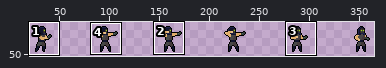
File history of a sprite sheet, Assets/Sprites/Player/Combat/Bow/Bow.png. Above, an overview of the earlier version with the close-up marked.
Close-up. Old version:
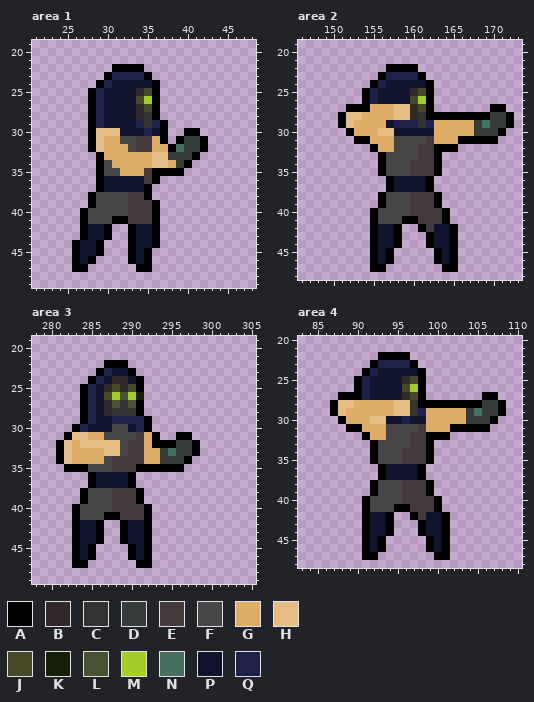
The file is 384x64 pixels. Shown: area 1: x 21..48, y 19..49; area 2: x 146..173, y 19..48; area 3: x 278..305, y 19..49; area 4: x 83..110, y 20..48. The wide view leaves out empty margins. The commit also changed other parts of the picture, which this record leaves out.
Palette (. is transparent): A #000000  B #312929  C #333333  D #353c3a  E #443a3b  F #474747  G #e0ad69  H #e6bd87  J #474927  K #172007  L #495230  M #a3ce27  N #456f5f  P #10132c  Q #1e224a
The same view after the edit:
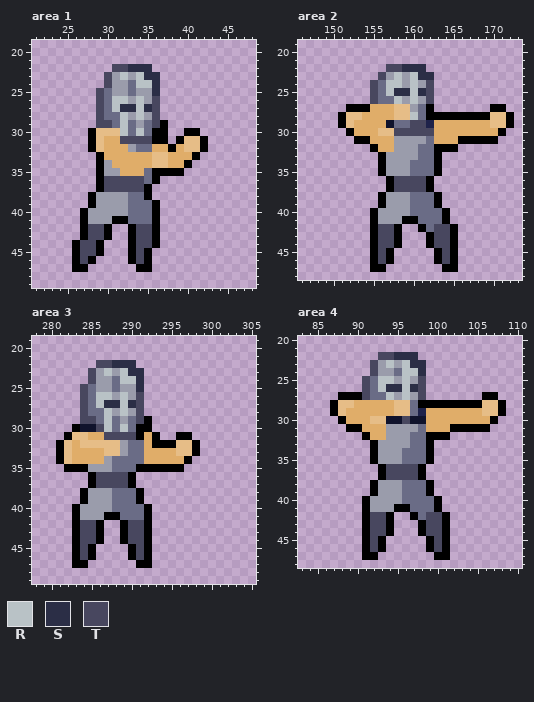
Colours new in this view: R #b9c2c6  S #2b2e46  T #48475f
The edit:
colour E: #443a3b -> #6a6c86
colour F: #474747 -> #9a9cab
Area 1:
y 22: x 31..35 AAAA. -> TTSSS
y 23: x 30..36 AQQQQA. -> TFRFRSS
y 24: x 29..36 AQPPPPPA -> .TFFERRS
y 25: x 28..36 AQPPPPBJA -> .TEFFEFFS
y 26: x 28..36 AQPPPPJMA -> .TERRFRFT
y 27: x 28..36 AQPPPPBJA -> .TERSSRST
y 28: x 28..36 AQPPPPBCA -> .TEERFRFT
y 29: x 28..36 AQPPPPQCQ -> .TTEREFET
y 30: x 32..36 PPPQP -> REREA
y 31: x 32..36 FFEEG -> TTTTA; x 40..41 DD -> HH
y 32: x 39..41 NDD -> GHH
y 33: x 38..40 DDD -> GGG
y 34: x 39 D -> G
y 36..37: x 30..34 PPPPP -> TTTTT
y 42..43: x 28..29 PP -> TT; x 34..35 PP -> TT
y 44: x 27..28 PP -> TT; x 34..35 PP -> TT
y 45: x 27..28 PP -> TT; x 34 P -> T
y 46: x 27 P -> T; x 34 P -> T
Area 2:
y 22: x 157..161 AAAA. -> TTSSS
y 23: x 156..162 AQQQQA. -> TFRFRSS
y 24: x 155..162 AQPPPPPA -> TERRFRFT
y 25: x 154..162 AQPPPPBJA -> .TERSSRST
y 26: x 154..162 AQPPPPJMA -> .TEERFRFT
y 27: x 160..161 BJ -> FE
y 28: x 160..161 BC -> RE; x 170..171 DD -> HH
y 29: x 158..161 QQQC -> EETT; x 168..171 DNDD -> GGHH
y 30: x 158..162 PPPPP -> TTTTT; x 168..170 DDD -> GGG
y 36..37: x 158..161 PPPP -> TTTT
y 42..44: x 156..157 PP -> TT; x 163..164 PP -> TT
y 45..46: x 156 P -> T; x 164 P -> T
Area 3:
y 22: x 286..290 .AAA. -> TTSSS
y 23: x 285..291 .AQPPA. -> TFRFRSS
y 24: x 285..291 AQPBBPA -> TFFERRS
y 25: x 284..291 AQPBJBJA -> TEFFEFFS
y 26: x 284..291 AQPJMLMK -> TERRFRFT
y 27: x 284..291 AQPBLCLA -> TERSSRST
y 28: x 284..291 AQPBCCCA -> TEERFRFT
y 29: x 284..291 AQPPQQQQ -> TTEREFET
y 30: x 284 Q -> P; x 286..291 PPFFPQ -> TREREA
y 31: x 287..291 FFFFE -> TTTTA
y 32: x 296..297 DD -> HH
y 33: x 294..297 DNDD -> GGHH
y 34: x 294..296 DDD -> GGG
y 36..37: x 286..289 PPPP -> TTTT
y 42..44: x 284..285 PP -> TT; x 290..291 PP -> TT
y 45..46: x 284 P -> T; x 291 P -> T
Area 4:
y 22: x 93..97 AAAA. -> TTSSS
y 23: x 92..98 AQQQQA. -> TFRFRSS
y 24: x 91..98 AQPPPPPA -> .TFFERRS
y 25: x 90..98 AQPPPPBJA -> .TERRFRFT
y 26: x 90..98 AQPPPPJMA -> .TERSSRST
y 27: x 91..98 QPPPPBJA -> TEERFRFT
y 28: x 97 C -> E; x 106..107 DD -> HH
y 29: x 97 C -> E; x 104..107 DNDD -> GGHH
y 30: x 96 Q -> T; x 104..106 DDD -> GGG
y 36..37: x 94..97 PPPP -> TTTT
y 42..44: x 92..93 PP -> TT; x 99..100 PP -> TT
y 45..46: x 92 P -> T; x 100 P -> T
Pixel boxes of the changes (left, top, right, bottom) in both close-ups:
changed: (80, 64, 200, 264)
changed: (362, 64, 450, 264)
changed: (474, 112, 506, 136)
changed: (80, 360, 192, 560)
changed: (354, 352, 442, 552)
changed: (466, 400, 498, 424)
